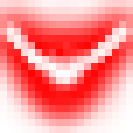
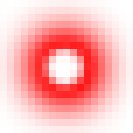
The second 133×133 image is a revision of the first. Changes to its layers:
renamed "Pasted Layer" to "redLaserHit1.png", painted on it over <box>0,0,133,133</box>
removed layer "Pasted Layer #2" over <box>14,0,133,133</box>
removed layer "Pasted Layer #1" over <box>0,0,112,133</box>
